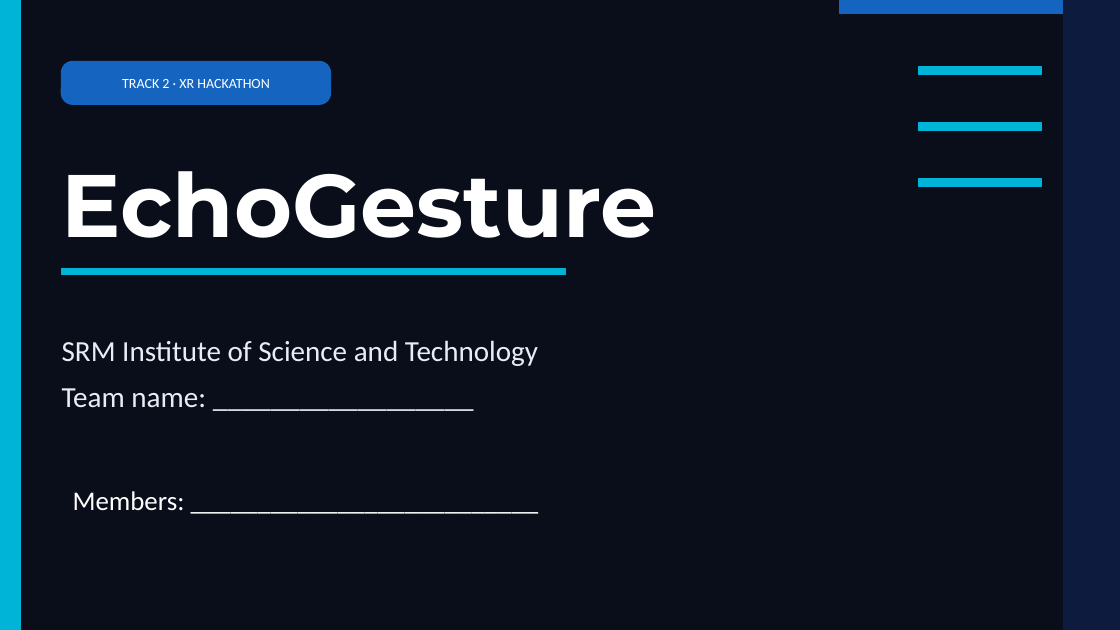
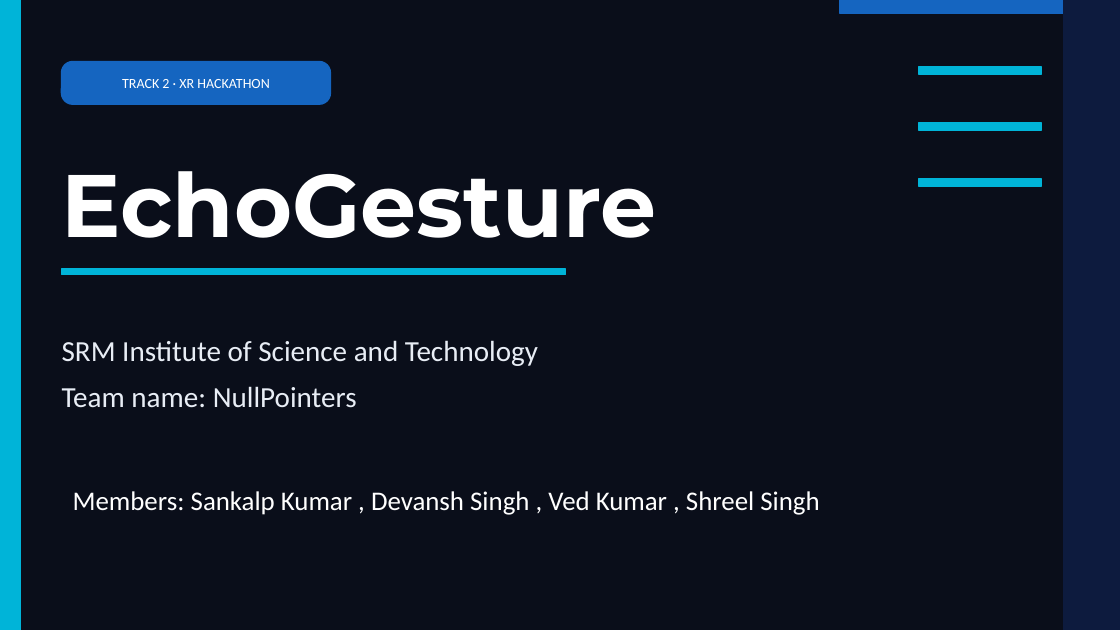
Before and after one commit to 2004Sankalp/EchoGesture, a slide deck: slide 1 of presentation/EchoGesture_Final.pptx. Drawn at 1120x630 pixels with LibreOffice and Linux fonts; fonts in the diff are those of the drawing. Boxes give left, top, right and bottom in pixels: in the first picture for what was removed or moved away, otherwise in the second. Text is boxed around its words. In the diff, an @@ line names an element or a change of style, - is before the commit and + after.

Commit message:
Update NullPointers team details in presentation and PDF

```diff
--- a/presentation/EchoGesture_Final.pptx
+++ b/presentation/EchoGesture_Final.pptx
@@ text at (62, 386, 357, 408): text changed @@
-Team name: __________________
+Team name: NullPointers
@@ text at (73, 491, 819, 515): text changed @@
-Members: __________________________
+Members: Sankalp Kumar , Devansh Singh , Ved Kumar , Shreel Singh
```
Also in this commit, not shown: 4 other files.
